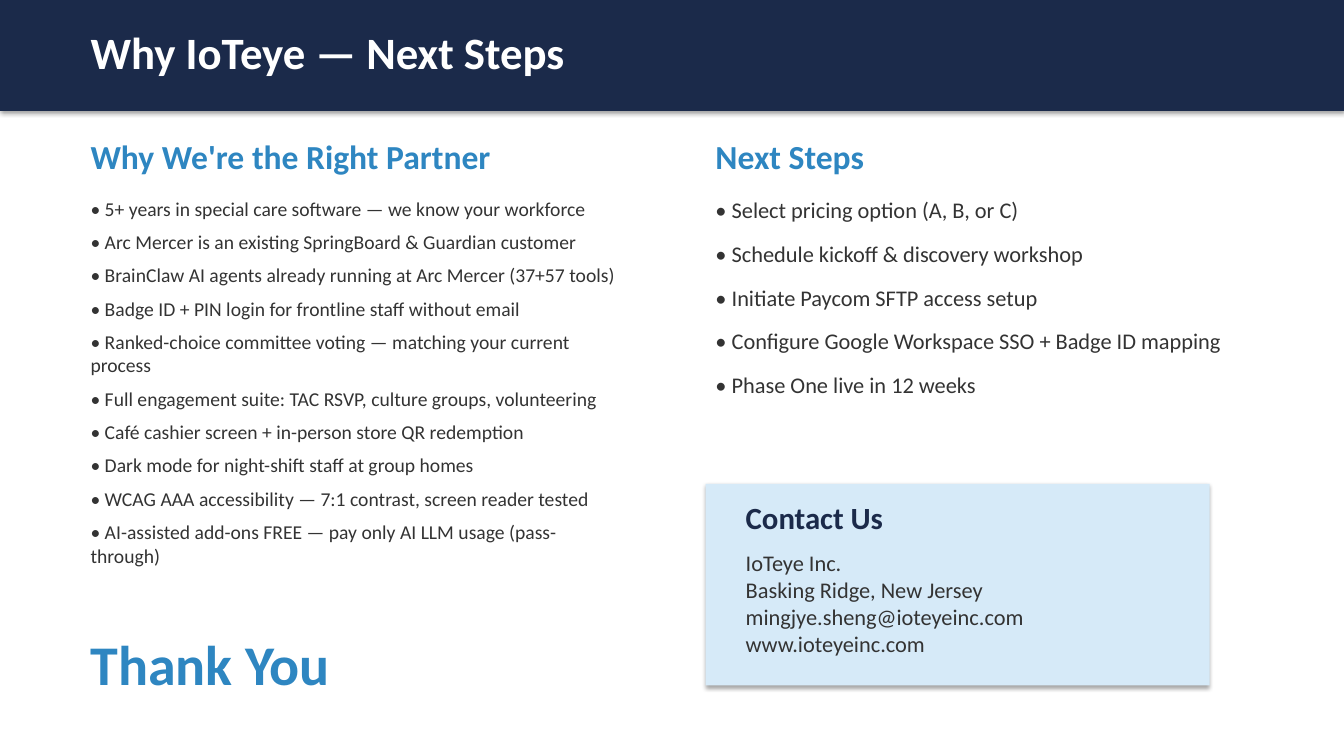
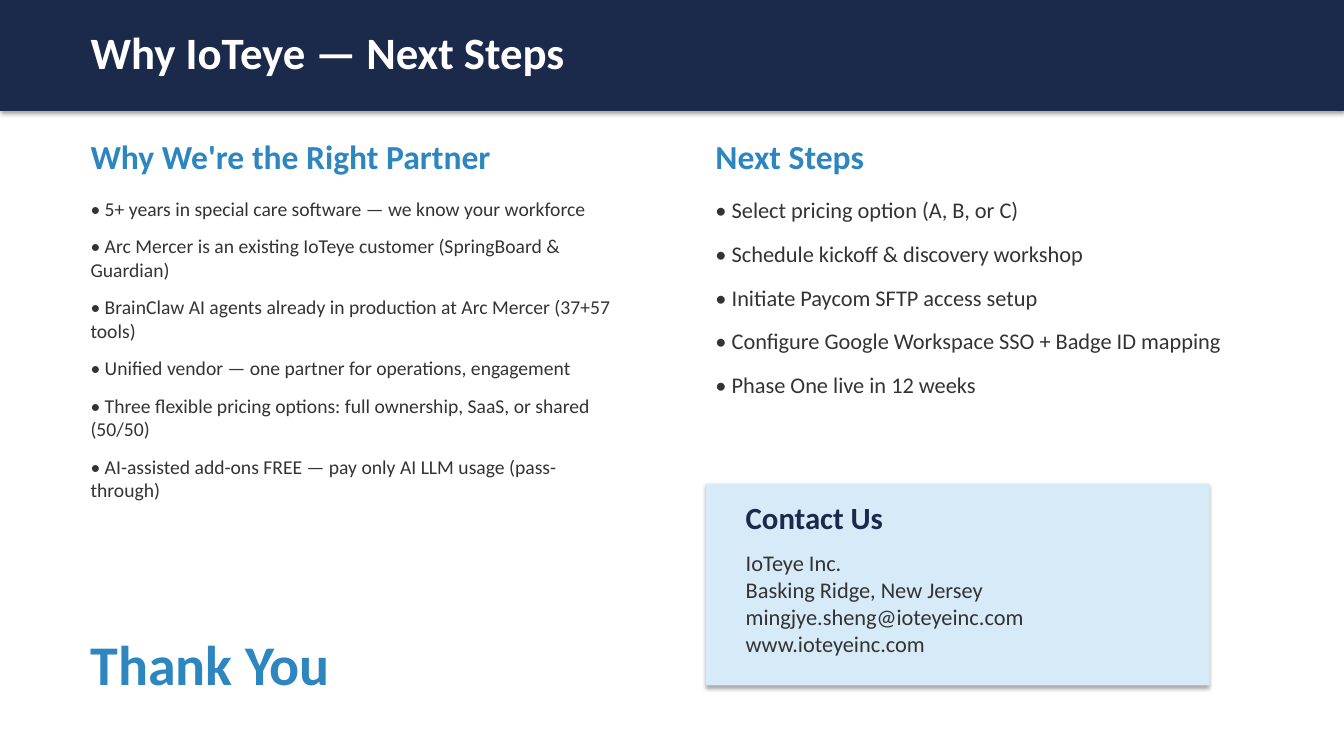
Before and after one commit to mingjyesheng-ioteye/sb_rewards, a slide deck: slide 17 of RFP/IoTeye - Arc Mercer Pitch.pptx. Drawn at 1344x756 pixels with LibreOffice and Linux fonts; fonts in the diff are those of the drawing. Boxes give left, top, right and bottom in pixels: in the first picture for what was removed or moved away, otherwise in the second. Text is boxed around its words. In the diff, an @@ line names an element or a change of style, - is before the commit and + after.

```diff
--- a/RFP/IoTeye - Arc Mercer Pitch.pptx
+++ b/RFP/IoTeye - Arc Mercer Pitch.pptx
@@ text at <box>91,202,585,501</box>: more space between paragraphs @@
@@ text at <box>91,239,609,439</box>: text changed @@
-• Arc Mercer is an existing SpringBoard & Guardian customer
-• BrainClaw AI agents already running at Arc Mercer (37+57 tools)
-• Badge ID + PIN login for frontline staff without email
-• Ranked-choice committee voting — matching your current process
-• Full engagement suite: TAC RSVP, culture groups, volunteering
-• Café cashier screen + in-person store QR redemption
-• Dark mode for night-shift staff at group homes
-• WCAG AAA accessibility — 7:1 contrast, screen reader tested
+• Arc Mercer is an existing IoTeye customer (SpringBoard & Guardian)
+• BrainClaw AI agents already in production at Arc Mercer (37+57 tools)
+• Unified vendor — one partner for operations, engagement
+• Three flexible pricing options: full ownership, SaaS, or shared (50/50)
```
Also in this commit, not shown: 1 other file.
